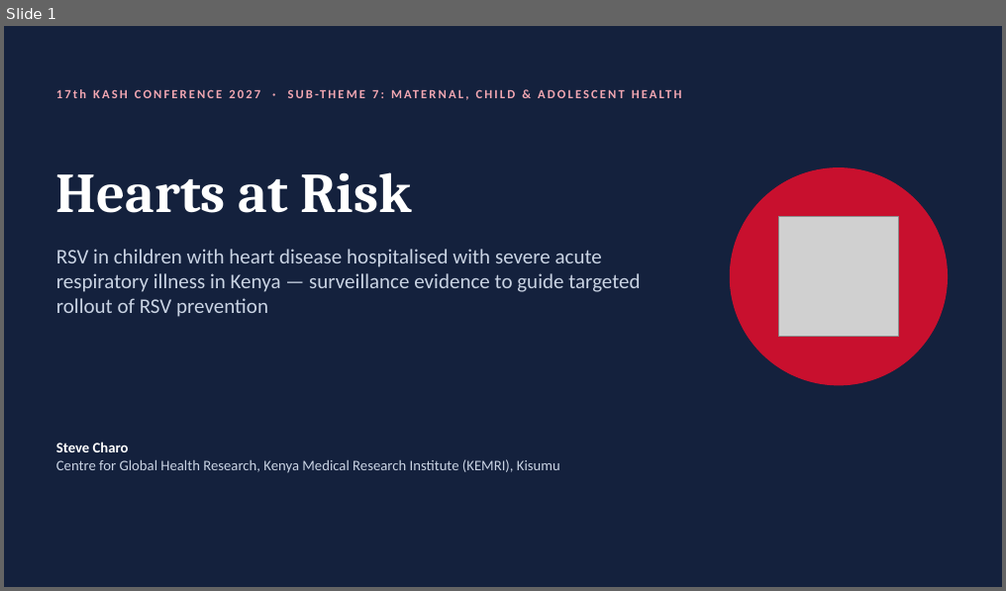
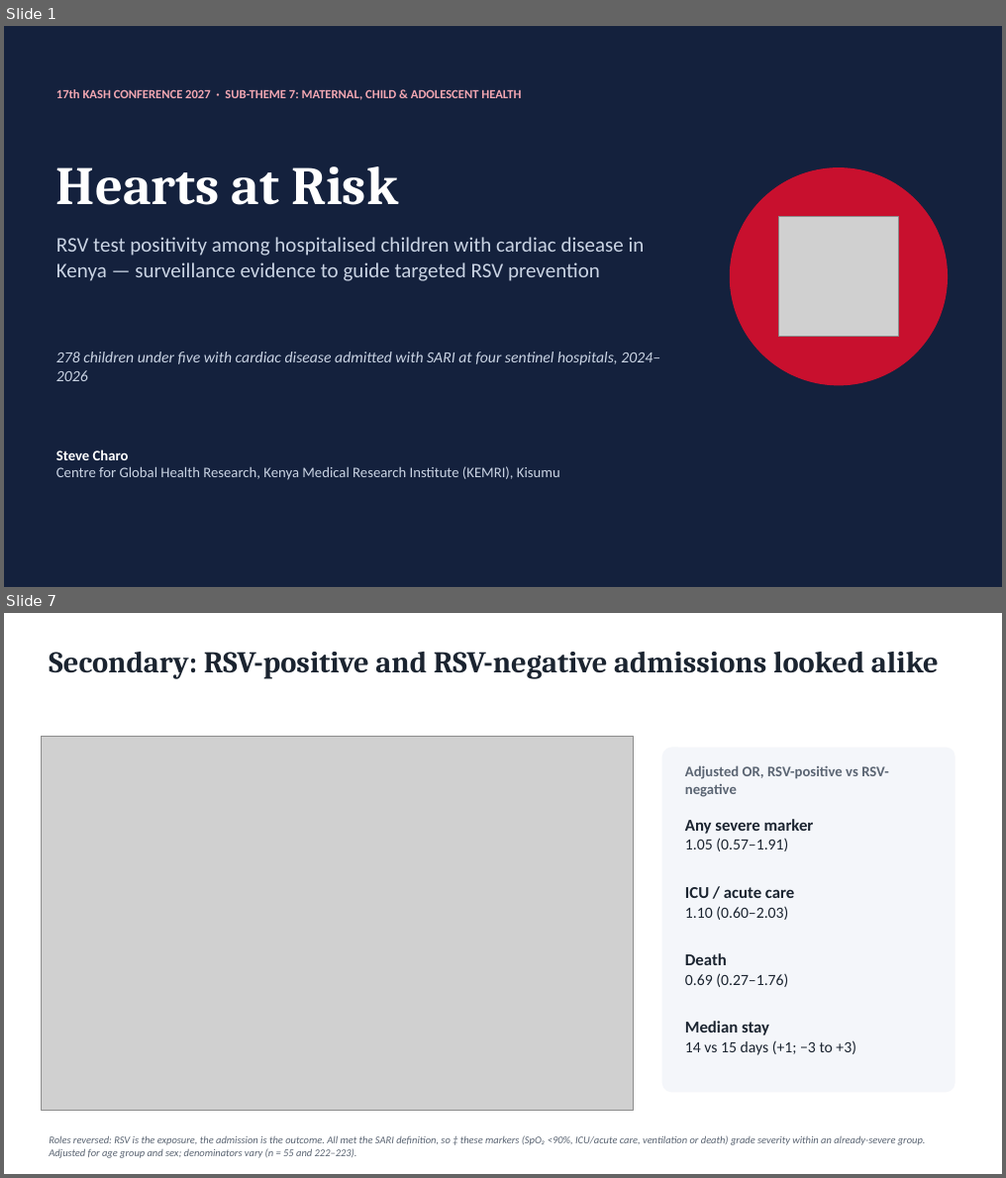
Before and after one commit to Fludevs-hub/RSV-Cardiac-Analysis, a slide deck: Abstract write up/RSV_Hearts_at_Risk.pptx. Shown one above the other, each under a label of ours: slide 1 before the commit, slides 1 and 7 after it; the slides between them are not shown. The pictures are 1006x591 and 1006x1178 pixels, drawn with LibreOffice and Linux fonts; fonts in the diff are those of the drawing; grey boxes stand for pictures. Boxes give left, top, right and bottom in pixels: in the first picture for what was removed or moved away, otherwise in the second. Text is boxed around its words. In the diff, an @@ line names an element or a change of style, - is before the commit and + after.

```diff
--- a/Abstract write up/RSV_Hearts_at_Risk.pptx
+++ b/Abstract write up/RSV_Hearts_at_Risk.pptx
@@ slide 7 added at bbox=[4, 613, 1002, 1174], background #FFFFFF @@
@@ text added at bbox=[49, 652, 939, 679], 29 pt, text #1B2430, bold @@
+Secondary: RSV-positive and RSV-negative admissions looked alike
@@ picture added at bbox=[42, 737, 633, 1111] @@
@@ rounded rectangle added at bbox=[662, 748, 954, 1092], fill #F4F6FA, outline #F4F6FA 1 pt @@
@@ text added at bbox=[685, 765, 889, 797], 14 pt, text #5B6573, bold @@
+Adjusted OR, RSV-positive vs RSV-negative
@@ text added at bbox=[685, 819, 814, 852], 16 pt, text #1B2430, bold @@
+Any severe marker
+1.05 (0.57–1.91)
@@ text added at bbox=[685, 887, 794, 920], 15 pt, text #1B2430 @@
+ICU / acute care
+1.10 (0.60–2.03)
@@ text added at bbox=[685, 954, 788, 987], 15 pt, text #1B2430 @@
+Death
+0.69 (0.27–1.76)
@@ text added at bbox=[685, 1021, 856, 1056], 15 pt, text #1B2430 @@
+Median stay
+14 vs 15 days (+1; −3 to +3)
@@ text added at bbox=[49, 1136, 926, 1158], 10 pt, text #5B6573, italic @@
+Roles reversed: RSV is the exposure, the admission is the outcome. All met the SARI definition, so ‡ these markers (SpO₂ <90%, ICU/acute care, ventilation or death) grade severity within an already-severe group. Adjusted for age group and sex; denominators vary (n = 55 and 222–223).
@@ slide 1 changed as well @@
@@ text "17th KASH CONFERENCE 2027 · ..." at bbox=[56, 89, 521, 100]: letter spacing 2 to 0 pt @@
@@ text "Hearts at Risk" at bbox=[56, 167, 398, 205]: size 54 to 52 pt @@
@@ text at bbox=[56, 237, 645, 281]: text changed @@
-RSV in children with heart disease hospitalised with severe acute respiratory illness in Kenya — surveillance evidence to guide targeted rollout of RSV prevention
+RSV test positivity among hospitalised children with cardiac disease in Kenya — surveillance evidence to guide targeted RSV prevention
@@ text added at bbox=[56, 352, 660, 381], 15 pt, text #C9D3E3, italic @@
+278 children under five with cardiac disease admitted with SARI at four sentinel hospitals, 2024–2026
@@ text "Steve Charo": place and size @@
-text "Steve Charo" at bbox=[56, 442, 560, 473]
+text "Steve Charo" at bbox=[56, 450, 560, 480]
```
Also in this commit, not shown: 5 other slides changed, 5 other slides added, 5 slides removed, 4 other files.
